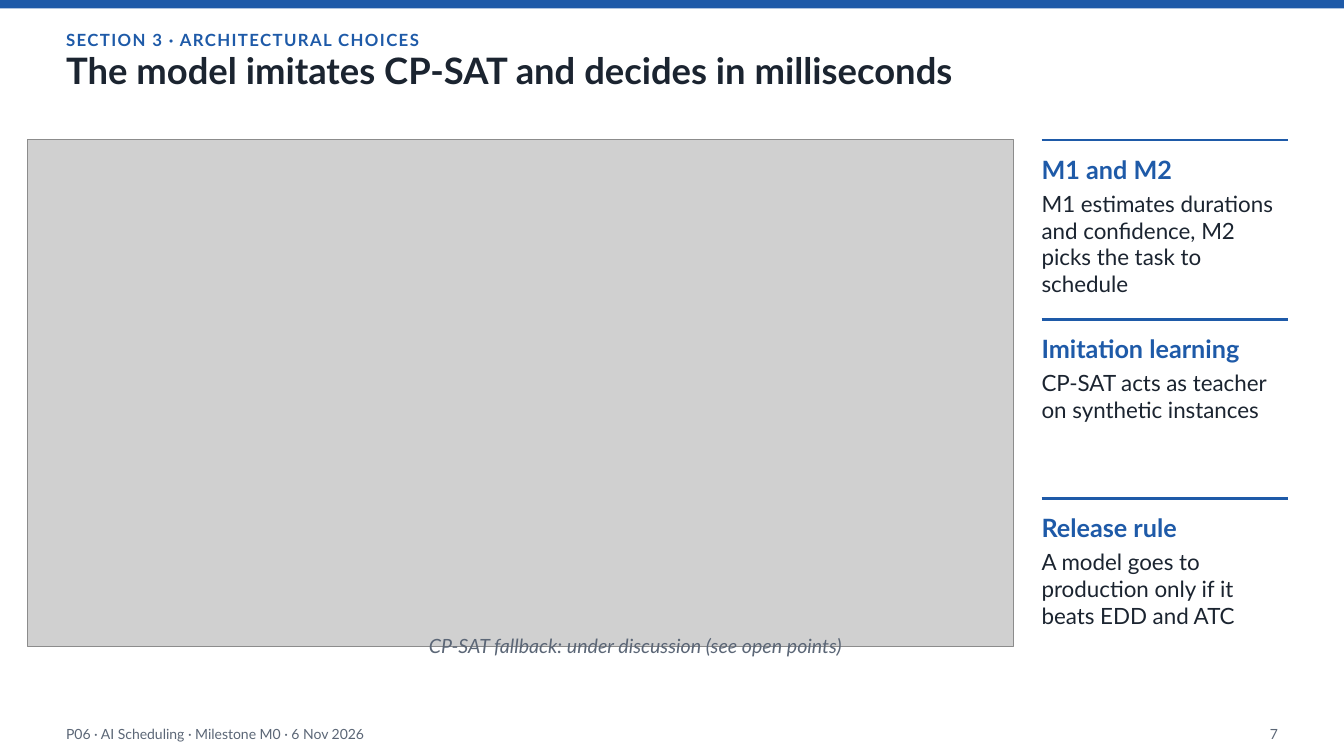
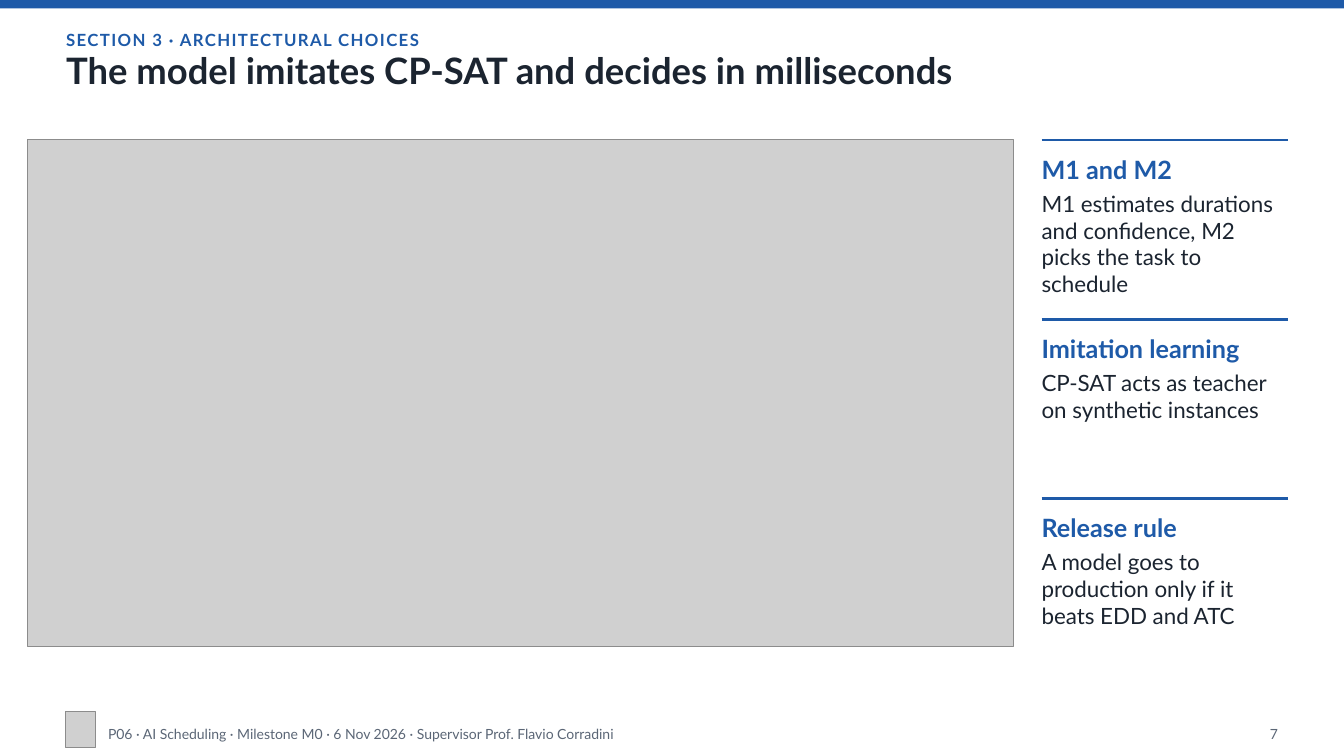
Before and after one commit to Pieruc/Scheduling, a slide deck: slide 7 of Presentazione/P06-6Nov-v1.pptx. Drawn at 1344x756 pixels with LibreOffice and Linux fonts; fonts in the diff are those of the drawing; grey boxes stand for pictures. Boxes give left, top, right and bottom in pixels: in the first picture for what was removed or moved away, otherwise in the second. Text is boxed around its words. In the diff, an @@ line names an element or a change of style, - is before the commit and + after.

```diff
--- a/Presentazione/P06-6Nov-v1.pptx
+++ b/Presentazione/P06-6Nov-v1.pptx
@@ text removed at [429,638,842,658] @@
-CP-SAT fallback: under discussion (see open points)
@@ picture added at [66,712,95,748] @@
@@ text at [108,728,613,742]: text changed @@
-P06 · AI Scheduling · Milestone M0 · 6 Nov 2026
+P06 · AI Scheduling · Milestone M0 · 6 Nov 2026 · Supervisor Prof. Flavio Corradini
```
Also in this commit, not shown: 13 other slides changed, 2 other files.
